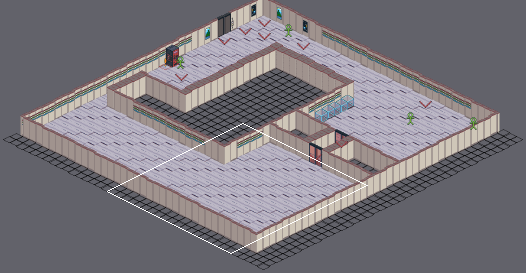
Tiled map: scratch/test2.tmx. Above: a wide view before the commit, with the close-up outlined.
Close-up. First the earlier version:
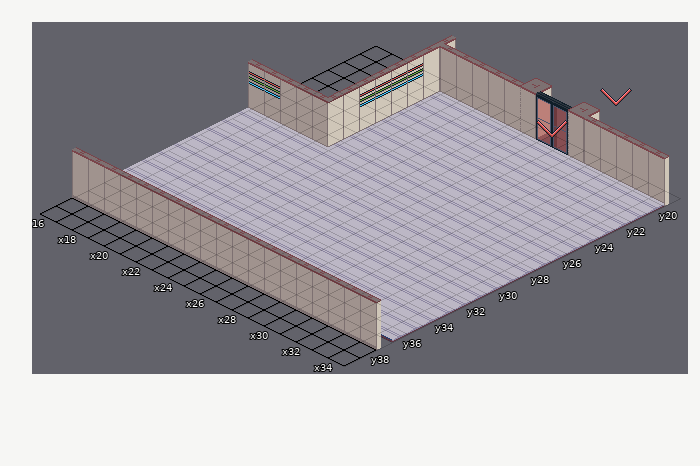
Cells are 32x16 px. Isometric: x runs down to the right, y down to the left. Shown: x 16..34, y 19..39. The commit also changed other parts of the map, which this record leaves out.
The result:
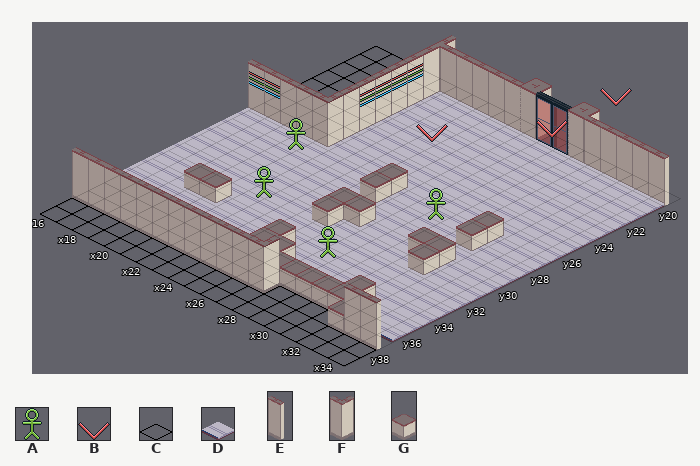
Key: from "control": A 0, B 1; from "floors": C 0, D 1; from "walls": E 1, F 2, G 16.
_ is an empty cell.
Objects are placed by the point they stand on, in cells (3,4 is the top-left corner of cell 3,4); size is 1x1 cell unless given.
The exact change:
Layer "Tiles":
y 27..28: x 25 D -> G; x 31 D -> G
y 30: x 25..26 DD -> GG; x 30..31 DD -> GG
y 31: x 25 D -> G; x 31 D -> G
y 33: x 19..20 DD -> GG
y 34: x 25 D -> G
y 35: x 25..26 DD -> GG; x 31 D -> G
y 36: x 27..31 DDDDD -> GGGGG
y 37: x 27..32 EEEEEE -> FCCCCG
Layer "Objects":
changed: outside this view -> B "MarkerPlayer" at 23.8,23.2 size 1x2
added: A "TutRobotRoamer1" at 28.8,28 size 1x2
added: A "TutRobotRoamer1" at 20,28 size 1x2
added: A "TutRobotRoamer1" at 22,32 size 1x2
added: A "TutRobotRoamer1" at 27.8,33.8 size 1x2
Where, in picture pixels (left, top, right, bottom), the same in both close-ups:
changed: (250, 118, 504, 330)
changed: (184, 163, 232, 203)
